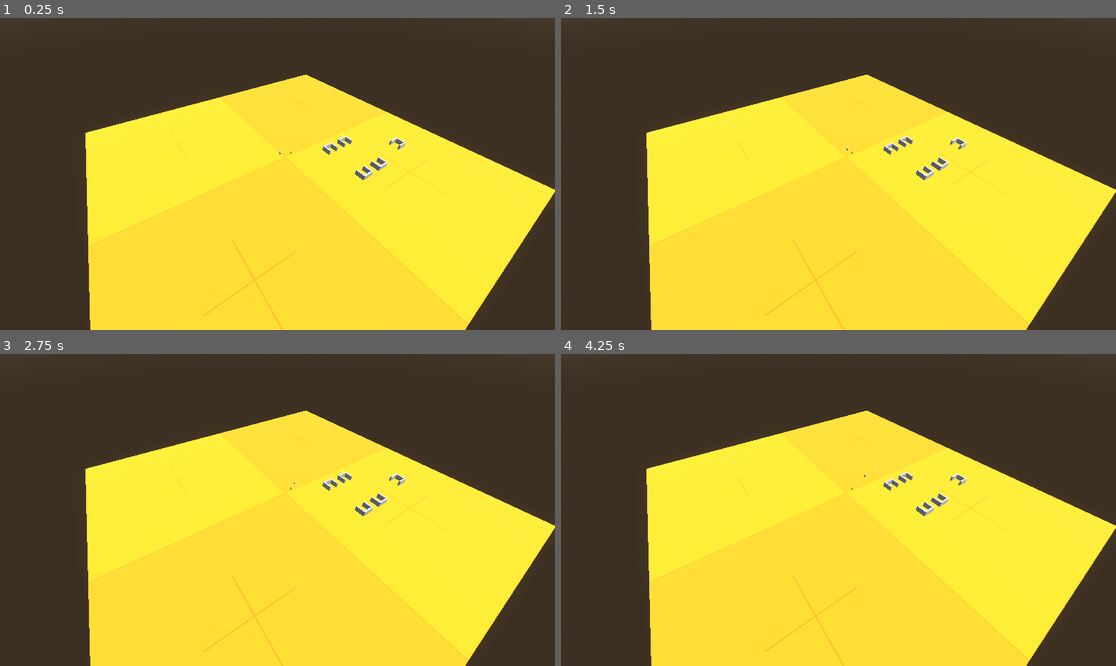
Above: before the commit, frames 1-4 (two rows, left to right).
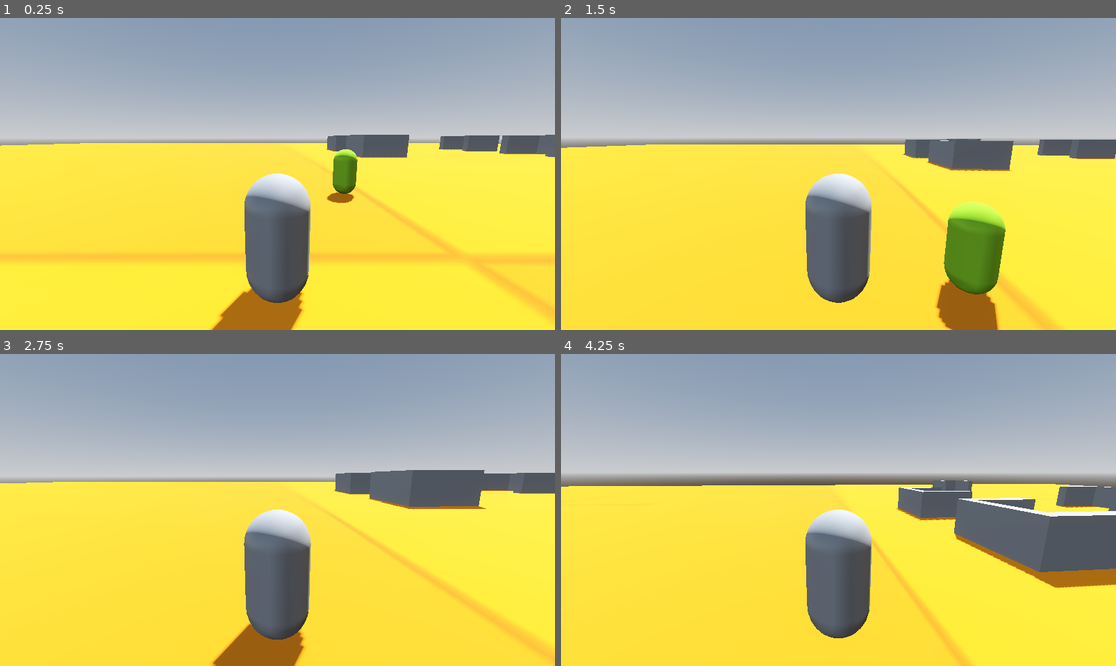
Above: after the commit, the same moments.

Repository: Ja-neh/Unravel
Game: Godot game, scene res://Scenes/World.tscn
Same seed, same stepped clock (60 frames per second), same inputs: the game is played once before the commit and once after it.
Inputs (mouse positions are in pixels of both pictures, inside the frame that each line leads up to):
- Up to frame 1 (0.25 s): no input
- Up to frame 2 (1.5 s): tap Enter (ui_accept) at 0.5, 0.77 s; move the mouse to (866, 174) at 0.52 s; hold W (move_forward) from 0.53 s (still down); tap Ctrl (smash_ground) at 0.6, 1.35 s; move the mouse to (810, 174) at 1.27 s
- Up to frame 3 (2.75 s): keep holding W (move_forward); tap Enter (ui_accept) at 1.52 s; move the mouse to (288, 503) at 2.02 s; tap Ctrl (smash_ground) at 2.1 s
- Up to frame 4 (4.25 s): keep holding W (move_forward); move the mouse to (832, 516) at 2.77 s; tap Ctrl (smash_ground) at 2.85, 3.6 s; tap Enter (ui_accept) at 3.02, 3.77 s; move the mouse to (877, 513) at 3.52 s

The runs differ from the first frame. In frame 1, 64% of the frame differs, in the area x 0-100%, y 0-100%; in frame 2, 66%; in frame 3, 64%; in frame 4, 67%.

Commit message:
Bugfix
Player camera couldn't rotate

Diff:
--- a/Scenes/World.tscn
+++ b/Scenes/World.tscn
@@ -88,7 +88,6 @@
 
 [node name="Camera3D" type="Camera3D" parent="." unique_id=1457187663]
 transform = Transform3D(0.563526, -0.5841397, 0.5841397, 0, 0.70710677, 0.70710677, -0.82609826, -0.39847308, 0.39847308, 75.387825, 80.55834, 57.16311)
-current = true
 
 [node name="NavigationRegion3D" type="NavigationRegion3D" parent="." unique_id=1783308055]
 navigation_mesh = SubResource("NavigationMesh_uo7di")
--- a/Scripts/player.gd
+++ b/Scripts/player.gd
@@ -68,7 +68,7 @@
 	pass
 
 
-func _unhandled_input(event: InputEvent) -> void:
+func _input(event: InputEvent) -> void:
 	#Camera movement1
 	if event is InputEventMouseMotion:
 		if Input.get_mouse_mode() == Input.MOUSE_MODE_CAPTURED:
